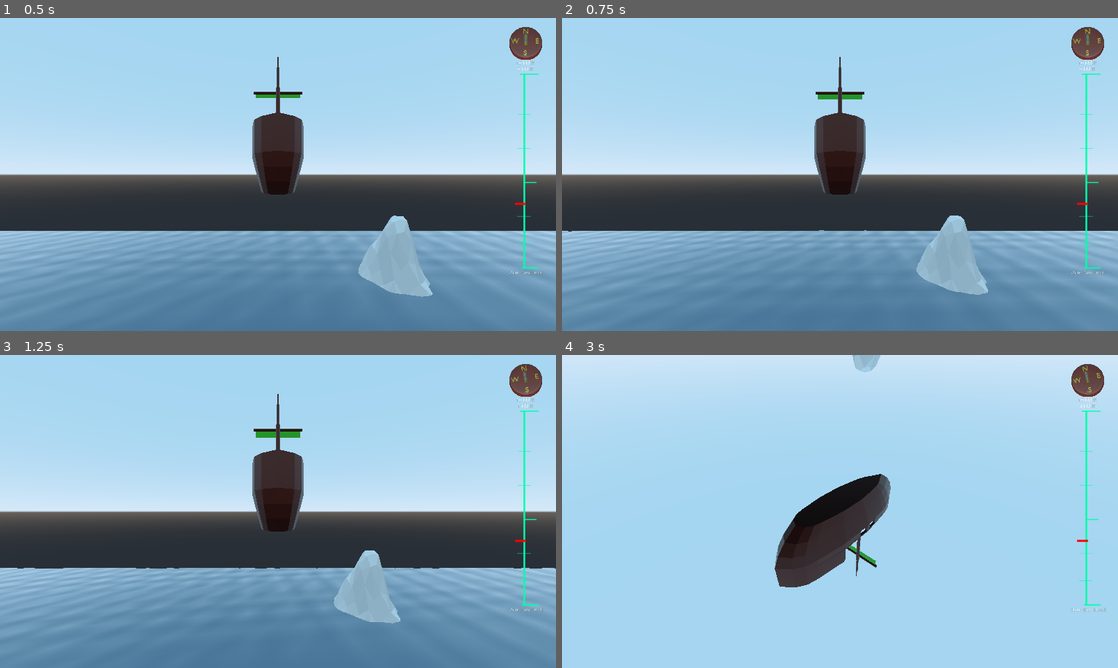
Above: before the commit, frames 1-4 (two rows, left to right).
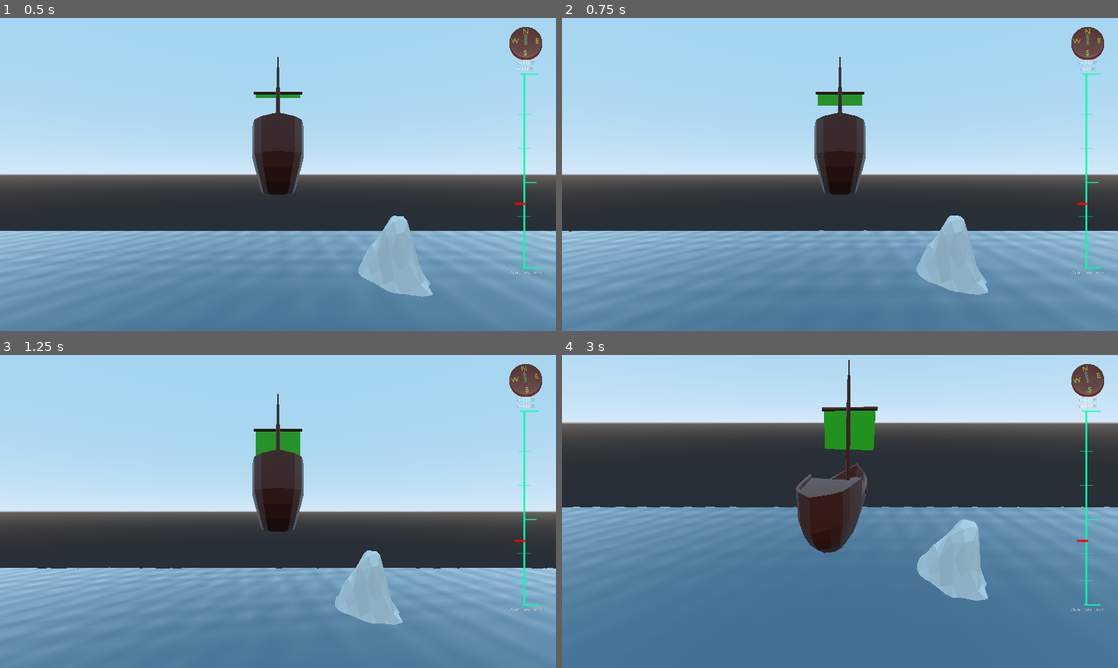
Above: after the commit, the same moments.

Repository: Neczesk/navis
Game: Godot game, scene res://world_scenes/world.tscn
Two runs of this game, one before a commit and one after it. Both use one fixed random seed, a clock stepped at 60 frames per second and the inputs below.
Inputs (mouse positions are in pixels of both pictures, inside the frame that each line leads up to):
- Up to frame 1 (0.5 s): no input
- Up to frame 2 (0.75 s): move the mouse to (962, 158) at 0.52 s; hold D (steer_right) from 0.53 s (still down); hold W (add_sail) from 0.53 s (still down)
- Up to frame 3 (1.25 s): keep holding D (steer_right); keep holding W (add_sail)
- Up to frame 4 (3 s): move the mouse to (728, 527) at 1.27 s; release D (steer_right) at 1.28 s; release W (add_sail) at 1.28 s; hold A (steer_left) 1.28-2.03 s; tap C (lower_ballast) at 1.35 s; move the mouse to (895, 442) at 2.02 s; hold Middle mouse button (orbit_camera) 2.03-2.78 s; hold D (steer_right) from 2.03 s (still down); move the mouse to (812, 574) at 2.77 s; tap V (raise_ballast) at 2.85 s

Frame 1 is identical in both runs. In frame 2, 0.2% of the frame differs, in the area x 1-94%, y 15-89%; in frame 3, 0.5%; in frame 4, 83%, in the area x 0-100%, y 0-100%.

Commit message:
default camera movement and default sail setting speed changed

Diff:
--- a/scripts/airship.gd
+++ b/scripts/airship.gd
@@ -6,11 +6,11 @@
 export var sail_area: float
 export var rudder_power: float
 export var bouyancy_delta: float = 1
-export var sail_delta: float = 0.1
+export var sail_delta: float = 1
 var ground_speed: float = 0
 var ballast_display: Node
 
-var PLAYER_LOOK_SPEED: float = 0.01
+var PLAYER_LOOK_SPEED: float = 0.001
 
 var sail_level: float setget set_sail_level
 func set_sail_level(new_sail):
--- a/ship_scenes/airship.tscn
+++ b/ship_scenes/airship.tscn
@@ -20,7 +20,6 @@
 [node name="sail_ship_1" parent="." instance=ExtResource( 2 )]
 
 [node name="camera_pivot" type="Spatial" parent="."]
-transform = Transform( 1, 0, 0, 0, 1, 0, 0, 0, 1, 0, 0, 0 )
 
 [node name="main_camera" type="Camera" parent="camera_pivot"]
 transform = Transform( -1, 0, -8.74228e-08, 0, 1, 0, 8.74228e-08, 0, -1, 0, 0, -25.7259 )
